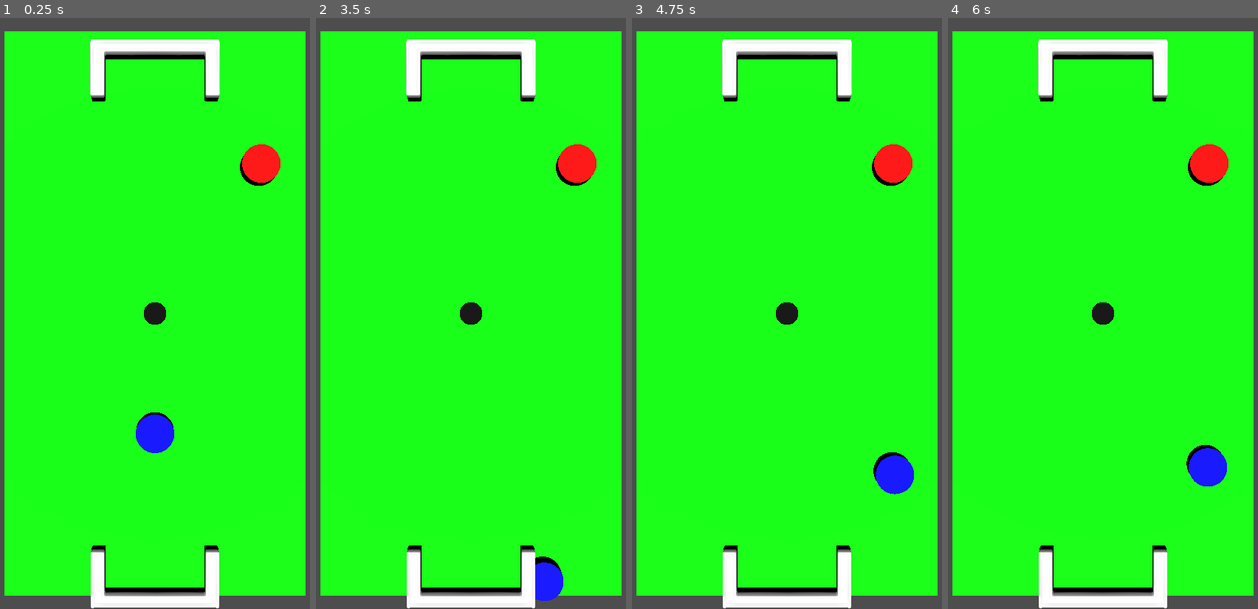
Above: before the commit, frames 1-4 (left to right).
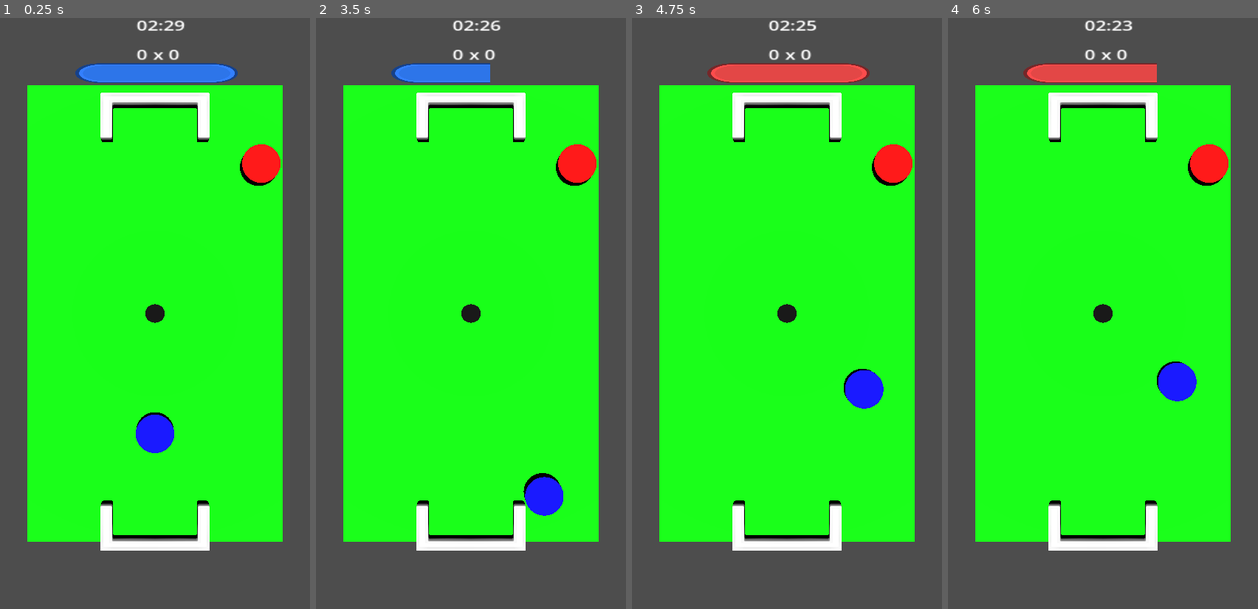
Above: after the commit, the same moments.

Repository: PelvicPsycho/ultimate-botao
Game: Godot game, scene res://MatchScene.tscn
Two runs of this game, one before a commit and one after it. Both use one fixed random seed, a clock stepped at 60 frames per second and the inputs below.
Inputs (mouse positions are in pixels of both pictures, inside the frame that each line leads up to):
- Up to frame 1 (0.25 s): no input
- Up to frame 2 (3.5 s): tap Enter at 0.5, 2.75 s; move the mouse to (545, 283) at 0.52 s; tap 1 at 0.6 s; click (545, 283) at 0.67 s; tap Space at 1.25 s; drag from (405, 343) to (455, 431) at 1.27 s; move the mouse to (505, 183) at 2.02 s; tap 3 at 2.1 s; click (505, 183) at 2.17 s; drag from (455, 431) to (371, 224) at 2.77 s
- Up to frame 3 (4.75 s): move the mouse to (886, 402) at 3.52 s; tap 2 at 3.6 s; click (886, 402) at 3.67 s; drag from (687, 224) to (737, 165) at 4.27 s
- Up to frame 4 (6 s): move the mouse to (1118, 313) at 5.02 s; tap 1 at 5.1 s; click (1118, 313) at 5.17 s; tap Space at 5.75 s; drag from (1053, 165) to (1037, 343) at 5.77 s

The runs differ from the first frame. In frame 1, 33% of the frame differs, in the area x 1-99%, y 0-100%; in frame 2, 33%; in frame 3, 34%; in frame 4, 34%.

Commit message:
Timer_TimerLance

Diff:
--- a/Componentes/Ball/ball.tscn
+++ b/Componentes/Ball/ball.tscn
@@ -31,6 +31,7 @@
 mesh = SubResource("CylinderMesh_25osk")
 
 [node name="CollisionShape3D" type="CollisionShape3D" parent="." unique_id=1199803410]
+process_physics_priority = 1
 shape = SubResource("CylinderShape3D_d60mj")
 
 [connection signal="body_entered" from="." to="." method="_on_body_entered"]
--- a/MatchScene.tscn
+++ b/MatchScene.tscn
@@ -10,6 +10,7 @@
 [ext_resource type="PackedScene" uid="uid://cfiyrhnqdww6q" path="res://Componentes/Ball/ball.tscn" id="7_rrtur"]
 [ext_resource type="Script" uid="uid://bsh77xacbgnf5" path="res://Scripts Globais/gol_manager(temporario).gd" id="9_y3jfn"]
 [ext_resource type="PackedScene" uid="uid://cmr1tg758m3vc" path="res://Temporarios/Scenes_testes/pause_menu.tscn" id="10_xa1af"]
+[ext_resource type="Texture2D" uid="uid://bo3iftgkblwmo" path="res://ProgressBar/progress_track.png" id="11_1s8k8"]
 
 [sub_resource type="StandardMaterial3D" id="StandardMaterial3D_qsfy7"]
 albedo_color = Color(0, 1, 0, 1)
@@ -39,6 +40,7 @@
 current = true
 
 [node name="Pitch" type="StaticBody3D" parent="." unique_id=371043304]
+transform = Transform3D(0.84906733, 0, 0, 0, 0.92380244, 0, 0, 0, 0.80869037, 0, 0.0050798394, 0)
 
 [node name="MeshInstance3D" type="MeshInstance3D" parent="Pitch" unique_id=983077752]
 material_override = SubResource("StandardMaterial3D_qsfy7")
@@ -85,9 +87,55 @@
 playerInfo = ExtResource("6_rrtur")
 
 [node name="Ball" parent="." unique_id=573001688 instance=ExtResource("7_rrtur")]
-transform = Transform3D(1, 0, 0, 0, 1, 0, 0, 0, 1, 0, 0.2, 0)
+transform = Transform3D(0.84906733, 0, 0, 0, 0.92380244, 0, 0, 0, 0.80869037, 0, 0.18984033, 0)
 
 [node name="Gol_Manager(Temporario)" type="Node3D" parent="." unique_id=736409669]
+transform = Transform3D(0.84906733, 0, 0, 0, 0.92380244, 0, 0, 0, 0.80869037, 0, 0.0050798394, 0)
 script = ExtResource("9_y3jfn")
 
 [node name="PauseMenu" parent="." unique_id=649671765 instance=ExtResource("10_xa1af")]
+
+[node name="TimerLance" type="Timer" parent="." unique_id=6464019]
+
+[node name="TimerPartida" type="Timer" parent="." unique_id=1568358960]
+
+[node name="CanvasLayer" type="CanvasLayer" parent="." unique_id=530172457]
+
+[node name="TextureProgressBar_Lance" type="TextureProgressBar" parent="CanvasLayer" unique_id=1106449500]
+offset_left = 140.0
+offset_top = 34.0
+offset_right = 1164.0
+offset_bottom = 1058.0
+scale = Vector2(0.2943146, 0.12010982)
+texture_progress = ExtResource("11_1s8k8")
+
+[node name="Label_Lance" type="Label" parent="CanvasLayer" unique_id=1683072390]
+offset_left = 174.0
+offset_top = 98.0
+offset_right = 214.0
+offset_bottom = 121.0
+
+[node name="VSplitContainer" type="VSplitContainer" parent="CanvasLayer" unique_id=840211666]
+offset_left = 256.0
+offset_top = -4.0
+offset_right = 296.0
+offset_bottom = 54.0
+scale = Vector2(2.0545774, 1.440821)
+
+[node name="Label_Tempo" type="Label" parent="CanvasLayer/VSplitContainer" unique_id=873417848]
+layout_mode = 2
+
+[node name="HBoxContainer" type="HBoxContainer" parent="CanvasLayer/VSplitContainer" unique_id=863195139]
+layout_mode = 2
+
+[node name="Label_Home" type="Label" parent="CanvasLayer/VSplitContainer/HBoxContainer" unique_id=690835399]
+layout_mode = 2
+
+[node name="Label" type="Label" parent="CanvasLayer/VSplitContainer/HBoxContainer" unique_id=1370785962]
+layout_mode = 2
+text = "x"
+
+[node name="Label_Away" type="Label" parent="CanvasLayer/VSplitContainer/HBoxContainer" unique_id=146010707]
+layout_mode = 2
+
+[connection signal="timeout" from="TimerLance" to="." method="_on_timer_lance_timeout"]
--- a/Scripts Globais/MatchState.gd
+++ b/Scripts Globais/MatchState.gd
@@ -3,154 +3,257 @@
 enum turn {HOME, AWAY}
 enum ModoTiro { PUXAR, EMPURRAR, MODO_3 }
 
+# 🔴 Configurações de Jogo
 var modo_atual = ModoTiro.PUXAR
-
 var allPieces: Array[Player]
 var selectedPiece: Player
 
 @export var homeTeam: Team
 var homeScore: int
 var homePlayers: Array[Player]
+
 @export var awayTeam: Team
 var awayScore: int
 var awayPlayers: Array[Player]
 
 var currentTurn: turn
-var rallyCounter: int
 var turnCounter: int
 var foulFlag: bool = false
 var goalFlag: bool = false
+
+# 🔵 Lógica do Script Velho Adaptada
+@export var tempo_maximo_lance: float = 10.0
+@export var caminho_label_lance: NodePath
+#onready var label_lance: Label =$CanvasLayer/Label_Lance
+@export var caminho_label_home: NodePath
+@export var caminho_label_away: NodePath
+@onready var label_partida: Label = $CanvasLayer/VSplitContainer/Label_Tempo
+@export var tempo_maximo_partida: float = 150 # 2:30
+var tempo_partida_restante: float = 0.0
+var partida_rodando: bool = false
+@onready var progressBar_Lance = $CanvasLayer/TextureProgressBar_Lance
+@export var textura_home: Texture2D
+@export var textura_away: Texture2D
+var lance_rodando: bool = false
+@onready var label_home: Label = $CanvasLayer/VSplitContainer/HBoxContainer/Label_Home
+@onready var label_away: Label = $CanvasLayer/VSplitContainer/HBoxContainer/Label_Away
+var tempo_restante: float = 0.0
+var rodando: bool = false
+var pausado: bool = false
 
 func _ready():
 	selectFirstTurn()
 	homeScore = 0
 	awayScore = 0
-	rallyCounter = 0
 	turnCounter = 0
 	foulFlag = false
 	goalFlag = false
+	progressBar_Lance.value= 50
 	var nodes = get_tree().get_nodes_in_group("Players")
 	allPieces.assign(nodes)
+
 	var goals = get_tree().get_nodes_in_group("Goals")
 	for goal in goals:
 		goal.connect("gol", onGoal)
+
 	for piece in allPieces:
 		piece.connect("clickedPiece", onClickedPiece)
 		piece.connect("turnPlayed", onTurnPlayed)
+
 		if piece.team == homeTeam:
 			homePlayers.append(piece)
-			piece.canPlay = true if currentTurn == turn.HOME else false
+			piece.canPlay = (currentTurn == turn.HOME)
 		else:
 			awayPlayers.append(piece)
-			piece.canPlay = true if currentTurn == turn.AWAY else false
-
-func onGoal(isHome: bool):
-	goalFlag = true
-	if isHome:
-		awayScore += 1
+			piece.canPlay = (currentTurn == turn.AWAY)
+	tempo_partida_restante = tempo_maximo_partida
+	partida_rodando = true
+	_atualizar_label_partida()
+	_atualizar_placar()
+
+	# Inicia o tempo logo que o jogo começa
+	iniciar_lance()
+	#rint("Label Lance: ", label_lance)
+	print("Caminho configurado: ", caminho_label_lance)
+	#if label_lance == null:
+	#	print("❌ ERRO: Label não encontrado! Verifique o NodePath no Inspector.")
+	#else:
+	#	print("✅ Label encontrado e pronto.")
+
+func _atualizar_placar() -> void:
+	if label_home:
+		label_home.text = str(homeScore)
+	if label_away:
+		label_away.text = str(awayScore)
+
+func _process(delta: float) -> void:
+	if not rodando or goalFlag:
+		return
+
+	# Se a física está rolando (peças movendo), o tempo não conta
+	if pausado:
+		if _partida_parou():
+			pausado = false
+			print("✅ Física parou, retomando timer.")
+		else:
+			# Remova este print depois que funcionar, ele serve para ver se está travado aqui
+			# print("⏳ Aguardando peças pararem...")
+			return
+
+	tempo_restante -= delta
+	if progressBar_Lance:
+		progressBar_Lance.value = tempo_restante
+	#_atualizar_label()
+	if partida_rodando:
+		tempo_partida_restante -= delta
+
+	if tempo_partida_restante <= 0.0:
+		tempo_partida_restante = 0.0
+		partida_rodando = false
+		_atualizar_label_partida()
+		fim_de_partida()
+		return
+
+	_atualizar_label_partida()
+	if tempo_restante <= 0.0:
+		tempo_restante = 0.0
+		if progressBar_Lance:
+			progressBar_Lance.value = 0.0
+	#	_atualizar_label()
+		print("⏰ Tempo esgotado! Trocando turno.")
+		changeTurn()
+		iniciar_lance()
+
+# 🟢 Funções de Controle do Timer
+func iniciar_lance() -> void:
+	tempo_restante = tempo_maximo_lance
+	rodando = true
+	pausado = false
+
+	if progressBar_Lance:
+		progressBar_Lance.min_value = 0
+		progressBar_Lance.max_value = tempo_maximo_lance
+		progressBar_Lance.value = tempo_maximo_lance
+
+	atualizar_barra_turno()
+func pausar_lance() -> void:
+	pausado = true
+
+func _partida_parou() -> bool:
+	var limite_velocidade = 0.2
+	# Verifica se todas as peças pararam de se mover
+	for p in allPieces:
+		if p is RigidBody3D:
+			if not p.sleeping and p.linear_velocity.length() > limite_velocidade:
+				return false
+	# Verifica se a bola parou de se mover
+	var balls = get_tree().get_nodes_in_group("ball")
+	for ball in balls:
+		if ball is RigidBody3D:
+			if not ball.sleeping and ball.linear_velocity.length() > limite_velocidade:
+				return false
+	return true
+func _atualizar_label_partida() -> void:
+	if label_partida == null:
+		return
+
+	var minutos := int(tempo_partida_restante) / 60
+	var segundos := int(tempo_partida_restante) % 60
+	label_partida.text = "%02d:%02d" % [minutos, segundos]
+#func _atualizar_label() -> void:
+#	if label_lance == null:
+#		return
+#	var minutos := int(tempo_restante) / 60
+#	var segundos := int(tempo_restante) % 60
+	#label_lance.text = "%02d:%02d" % [minutos, segundos]
+
+# 🟡 Lógica de Turnos e Eventos
+func atualizar_barra_turno() -> void:
+	if progressBar_Lance == null:
+		return
+
+	if currentTurn == turn.HOME:
+		progressBar_Lance.self_modulate = Color(0.2, 0.5, 1.0) # azul
 	else:
-		homeScore += 1
-	if homeScore > 2 or awayScore > 2:
-		endMatch()
-	print("GOL! ", homeScore, " X ", awayScore)
-
-func onClickedPiece(piece: Player):
-	selectedPiece = piece
-	print("Selected Piece: ", str(selectedPiece))
-
+		progressBar_Lance.self_modulate = Color(1.0, 0.3, 0.3) # vermelho
 func onTurnPlayed():
 	for piece in allPieces:
 		piece.disabled = true
-	await get_tree().create_timer(1.0).timeout #FUTURAMENTE, ESPERAR AS PEÇAS PARAREM
+
+	# Pausa o timer enquanto as peças batem e se movem
+	pausar_lance()
+
+	await get_tree().create_timer(1.0).timeout
+
 	for piece in allPieces:
 		piece.disabled = false
-	print("turno jogado")
+
+	print("Turno jogado, verificando posse...")
 	decideTurn()
-
-func _on_button_pressed() -> void:
-	# Alterna entre os modos (por enquanto 0 e 1, o 2 deixaremos pronto)
-	modo_atual = (modo_atual + 1) % 3
-
-	var texto_botao = ""
-	match modo_atual:
-		ModoTiro.PUXAR:
-			texto_botao = "Modo: Puxar"
-		ModoTiro.EMPURRAR:
-			texto_botao = "Modo: Empurrar"
-		ModoTiro.MODO_3:
-			texto_botao = "Modo: Carregar"
-
-	$CanvasLayer/Button.text = texto_botao
-
-	# Avisa todas as peças do jogo qual é o novo modo
-	get_tree().call_group("pecas", "set_modo_tiro", modo_atual)
-
-func _on_button_puxar_pressed() -> void:
-	_on_button_pressed()
-
-func _on_botao_restart_pressed() -> void:
-	get_tree().reload_current_scene()
-
-func _on_timer_timeout() -> void:
-	get_tree().reload_current_scene()
-
-func selectFirstTurn():
-	var randomNum = randi_range(0,1)
-	if randomNum>0:
-		currentTurn = turn.AWAY
-	else:
-		currentTurn = turn.HOME
-	print("current turn is ", homeTeam.name if currentTurn == turn.HOME else awayTeam.name)
+	# Reinicia o tempo para o próximo lance (mesmo time ou troca)
+	iniciar_lance()
+func fim_de_partida() -> void:
+	print("⏰ Fim da partida!")
+	rodando = false
+	pausado = false
+func decideTurn():
+	if goalFlag:
+		return
+
+	var balls = get_tree().get_nodes_in_group("ball")
+	var tocou_correto = false
+
+	for ball in balls:
+		var lastTouch = ball.lastTouch
+		if lastTouch != null and isCorrectSide(lastTouch.team) and turnCounter < 2 and !foulFlag:
+			turnCounter += 1
+			ball.lastTouch = null
+			tocou_correto = true
+			break
+		else:
+			ball.lastTouch = null
+
+	if not tocou_correto:
+		print("❌ Jogador errou a bola! Troca de turno.")
+		changeTurn()
 
 func changeTurn():
 	if currentTurn == turn.HOME:
 		currentTurn = turn.AWAY
 	else:
 		currentTurn = turn.HOME
+
 	for piece in allPieces:
 		piece.canPlay = !piece.canPlay
-	print("current turn is ", homeTeam.name if currentTurn == turn.HOME else awayTeam.name)
-
-# Chamado pelo gol_manager após a animação de gol.
-# Força o turno para o time vitima e limpa todas as flags.
+
+	turnCounter = 0
+	atualizar_barra_turno()
+
+	print("Turno atual: ", "HOME" if currentTurn == turn.HOME else "AWAY")
+
+func onGoal(isHome: bool):
+	goalFlag = true
+	rodando = false # Para o timer no gol
+	if isHome:
+		awayScore += 1
+	else:
+		homeScore += 1
+	print("GOL! ", homeScore, " X ", awayScore)
+	_atualizar_placar()
 func forceTurn(target: turn) -> void:
 	currentTurn = target
 	turnCounter = 0
 	foulFlag = false
 	goalFlag = false
 	for piece in allPieces:
-		if piece.team == homeTeam:
-			piece.canPlay = (currentTurn == turn.HOME)
-		else:
-			piece.canPlay = (currentTurn == turn.AWAY)
-	print("Turno forçado para ", homeTeam.name if currentTurn == turn.HOME else awayTeam.name)
-
-# -------------REGRAS DA POSSE-----------------------------
-# Se o time do turno atual tiver tocado por ultimo na bola, mantem a posse
-# Se o time que possui a posse tocar na bola mas tiver no seu terceiro turno consecutivo, troca
-# Se o time do turno não encostar ou do time sem a posse tocar por ultimo, troca
-# Se o time que possui a posse cometer uma infração(fazer gol no primeiro lance), troca
-# ---------------------------------------------------------
-func decideTurn():
-	if goalFlag:
-		return # Aguarda o gol_manager resolver o turno via forceTurn()
-	var balls = get_tree().get_nodes_in_group("ball")
-	for ball in balls:
-		var lastTouch = ball.lastTouch
-		if lastTouch != null and isCorrectSide(lastTouch.team) and turnCounter < 2 and !foulFlag:
-			turnCounter+=1
-			ball.lastTouch = null
-			return # Se o time do turno atual tiver tocado por ultimo na bola, mantem a posse
-	changeTurn() # Senão troca
-
-func isCorrectSide(team:Team) -> bool:
-	if currentTurn == turn.HOME:
-		if team == homeTeam:
-			return true
-	else:
-		if team == awayTeam:
-			return true
-	return false
-
-func endMatch():
-	pass
+		piece.canPlay = (piece.team == homeTeam and currentTurn == turn.HOME) or (piece.team == awayTeam and currentTurn == turn.AWAY)
+	iniciar_lance()
+
+func selectFirstTurn():
+	currentTurn = turn.AWAY if randi_range(0,1) > 0 else turn.HOME
+
+func isCorrectSide(team: Team) -> bool:
+	return (currentTurn == turn.HOME and team == homeTeam) or (currentTurn == turn.AWAY and team == awayTeam)
+
+func onClickedPiece(piece: Player):
+	selectedPiece = piece
Binary file added: ProgressBar/progress_knob.png
Not shown, added: ProgressBar/progress_knob.png.import
Binary file added: ProgressBar/progress_track.png
Not shown, added: ProgressBar/progress_track.png.import
